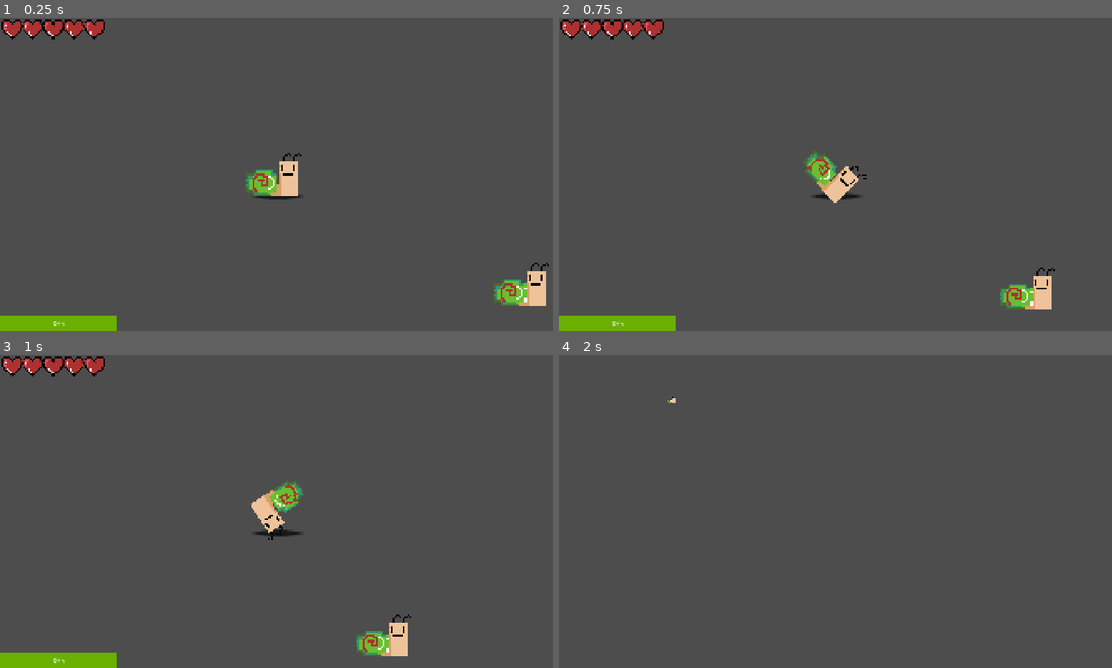
Above: before the commit, frames 1-4 (two rows, left to right).
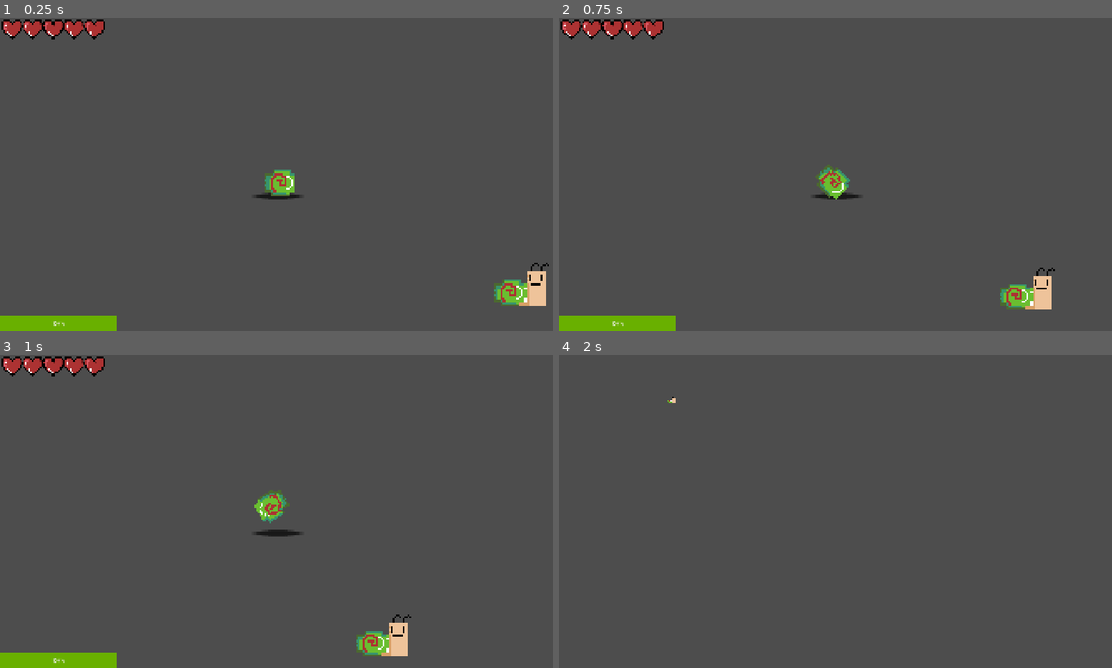
Above: after the commit, the same moments.

Repository: mark4pro/rogue-like
Game: Godot game, scene res://Scenes/shit.tscn
Two runs of this game, one before a commit and one after it. Both use one fixed random seed, a clock stepped at 60 frames per second and the inputs below. This scene is started directly instead of the project's main scene.
Inputs (mouse positions are in pixels of both pictures, inside the frame that each line leads up to):
- Up to frame 1 (0.25 s): no input
- Up to frame 2 (0.75 s): tap Enter at 0.5 s; move the mouse to (957, 158) at 0.52 s; hold D (right) from 0.53 s (still down); tap Ctrl (roll) at 0.6 s; click (957, 158) at 0.67 s
- Up to frame 3 (1 s): keep holding D (right)
- Up to frame 4 (2 s): move the mouse to (724, 527) at 1.27 s; release D (right) at 1.28 s; hold S (down) from 1.28 s (still down); tap F6 (free_cam) at 1.35 s; tap Ctrl (roll) at 1.55 s

The runs differ from the first frame. In frame 1, 0.9% of the frame differs, in the area x 44-55%, y 43-57%; in frame 2, 0.8%; in frame 3, 0.8%; in frame 4, nothing differs.

Commit message:
trying to make roll animation

Diff:
--- a/Assets/prefabs/player.tscn
+++ b/Assets/prefabs/player.tscn
@@ -2,12 +2,122 @@
 
 [ext_resource type="Script" uid="uid://bfgy714al867q" path="res://Script/player_controller.gd" id="1_fj04p"]
 [ext_resource type="Texture2D" uid="uid://bgy1rvpqhpbh1" path="res://Assets/imgs/Bob-sheet.png" id="2_fj04p"]
+[ext_resource type="Texture2D" uid="uid://c4r86j61xn451" path="res://Assets/imgs/Bob_shell.png" id="2_w0l5f"]
 [ext_resource type="Texture2D" uid="uid://bcetjsof4a06x" path="res://Assets/imgs/heart.png" id="3_g621r"]
+[ext_resource type="Texture2D" uid="uid://diriwpowqkw8s" path="res://Assets/imgs/out_of_shell.png" id="3_mbpd7"]
 [ext_resource type="Texture2D" uid="uid://b70aujp6bewbx" path="res://Assets/imgs/shadow.png" id="4_gmoaq"]
 
 [sub_resource type="RectangleShape2D" id="RectangleShape2D_ykx3s"]
 size = Vector2(23.75, 10)
 
+[sub_resource type="AtlasTexture" id="AtlasTexture_8tub1"]
+atlas = ExtResource("3_mbpd7")
+region = Rect2(27, 0, 27, 21)
+
+[sub_resource type="AtlasTexture" id="AtlasTexture_i87ed"]
+atlas = ExtResource("3_mbpd7")
+region = Rect2(54, 0, 27, 21)
+
+[sub_resource type="AtlasTexture" id="AtlasTexture_6mtiy"]
+atlas = ExtResource("3_mbpd7")
+region = Rect2(81, 0, 27, 21)
+
+[sub_resource type="AtlasTexture" id="AtlasTexture_44bd2"]
+atlas = ExtResource("3_mbpd7")
+region = Rect2(108, 0, 27, 21)
+
+[sub_resource type="AtlasTexture" id="AtlasTexture_pbh8v"]
+atlas = ExtResource("3_mbpd7")
+region = Rect2(135, 0, 27, 21)
+
+[sub_resource type="AtlasTexture" id="AtlasTexture_6j11s"]
+atlas = ExtResource("3_mbpd7")
+region = Rect2(162, 0, 27, 21)
+
+[sub_resource type="AtlasTexture" id="AtlasTexture_4emnn"]
+atlas = ExtResource("3_mbpd7")
+region = Rect2(189, 0, 27, 21)
+
+[sub_resource type="AtlasTexture" id="AtlasTexture_evqlu"]
+atlas = ExtResource("3_mbpd7")
+region = Rect2(216, 0, 27, 21)
+
+[sub_resource type="AtlasTexture" id="AtlasTexture_7dwfe"]
+atlas = ExtResource("3_mbpd7")
+region = Rect2(243, 0, 27, 21)
+
+[sub_resource type="AtlasTexture" id="AtlasTexture_41nns"]
+atlas = ExtResource("3_mbpd7")
+region = Rect2(270, 0, 27, 21)
+
+[sub_resource type="AtlasTexture" id="AtlasTexture_84v1y"]
+atlas = ExtResource("3_mbpd7")
+region = Rect2(297, 0, 27, 21)
+
+[sub_resource type="AtlasTexture" id="AtlasTexture_83lc3"]
+atlas = ExtResource("3_mbpd7")
+region = Rect2(324, 0, 27, 21)
+
+[sub_resource type="AtlasTexture" id="AtlasTexture_nef1y"]
+atlas = ExtResource("3_mbpd7")
+region = Rect2(351, 0, 27, 21)
+
+[sub_resource type="AtlasTexture" id="AtlasTexture_0chty"]
+atlas = ExtResource("3_mbpd7")
+region = Rect2(378, 0, 27, 21)
+
+[sub_resource type="AtlasTexture" id="AtlasTexture_ag7xc"]
+atlas = ExtResource("3_mbpd7")
+region = Rect2(405, 0, 27, 21)
+
+[sub_resource type="AtlasTexture" id="AtlasTexture_7veig"]
+atlas = ExtResource("3_mbpd7")
+region = Rect2(432, 0, 27, 21)
+
+[sub_resource type="AtlasTexture" id="AtlasTexture_pqkjv"]
+atlas = ExtResource("3_mbpd7")
+region = Rect2(459, 0, 27, 21)
+
+[sub_resource type="AtlasTexture" id="AtlasTexture_nfjlg"]
+atlas = ExtResource("3_mbpd7")
+region = Rect2(486, 0, 27, 21)
+
+[sub_resource type="AtlasTexture" id="AtlasTexture_jc262"]
+atlas = ExtResource("3_mbpd7")
+region = Rect2(513, 0, 27, 21)
+
+[sub_resource type="AtlasTexture" id="AtlasTexture_mh00j"]
+atlas = ExtResource("3_mbpd7")
+region = Rect2(540, 0, 27, 21)
+
+[sub_resource type="AtlasTexture" id="AtlasTexture_2w30e"]
+atlas = ExtResource("3_mbpd7")
+region = Rect2(567, 0, 27, 21)
+
+[sub_resource type="AtlasTexture" id="AtlasTexture_msyj5"]
+atlas = ExtResource("3_mbpd7")
+region = Rect2(594, 0, 27, 21)
+
+[sub_resource type="AtlasTexture" id="AtlasTexture_j6nl4"]
+atlas = ExtResource("3_mbpd7")
+region = Rect2(621, 0, 27, 21)
+
+[sub_resource type="AtlasTexture" id="AtlasTexture_2c8ug"]
+atlas = ExtResource("3_mbpd7")
+region = Rect2(648, 0, 27, 21)
+
+[sub_resource type="AtlasTexture" id="AtlasTexture_03pk1"]
+atlas = ExtResource("3_mbpd7")
+region = Rect2(675, 0, 27, 21)
+
+[sub_resource type="AtlasTexture" id="AtlasTexture_u4l6r"]
+atlas = ExtResource("3_mbpd7")
+region = Rect2(702, 0, 27, 21)
+
+[sub_resource type="AtlasTexture" id="AtlasTexture_kptfn"]
+atlas = ExtResource("3_mbpd7")
+region = Rect2(729, 0, 27, 21)
+
 [sub_resource type="AtlasTexture" id="AtlasTexture_gmoaq"]
 atlas = ExtResource("2_fj04p")
 region = Rect2(0, 0, 31, 21)
@@ -30,6 +140,103 @@
 
 [sub_resource type="SpriteFrames" id="SpriteFrames_i87ed"]
 animations = [{
+"frames": [{
+"duration": 1.0,
+"texture": ExtResource("2_w0l5f")
+}, {
+"duration": 1.0,
+"texture": SubResource("AtlasTexture_8tub1")
+}, {
+"duration": 1.0,
+"texture": SubResource("AtlasTexture_i87ed")
+}, {
+"duration": 1.0,
+"texture": SubResource("AtlasTexture_6mtiy")
+}, {
+"duration": 1.0,
+"texture": SubResource("AtlasTexture_44bd2")
+}, {
+"duration": 1.0,
+"texture": SubResource("AtlasTexture_pbh8v")
+}, {
+"duration": 1.0,
+"texture": SubResource("AtlasTexture_6j11s")
+}, {
+"duration": 1.0,
+"texture": SubResource("AtlasTexture_4emnn")
+}, {
+"duration": 1.0,
+"texture": SubResource("AtlasTexture_evqlu")
+}, {
+"duration": 1.0,
+"texture": SubResource("AtlasTexture_7dwfe")
+}, {
+"duration": 1.0,
+"texture": SubResource("AtlasTexture_41nns")
+}, {
+"duration": 1.0,
+"texture": SubResource("AtlasTexture_84v1y")
+}, {
+"duration": 1.0,
+"texture": SubResource("AtlasTexture_83lc3")
+}, {
+"duration": 1.0,
+"texture": SubResource("AtlasTexture_nef1y")
+}, {
+"duration": 1.0,
+"texture": SubResource("AtlasTexture_0chty")
+}, {
+"duration": 1.0,
+"texture": SubResource("AtlasTexture_ag7xc")
+}, {
+"duration": 1.0,
+"texture": SubResource("AtlasTexture_7veig")
+}, {
+"duration": 1.0,
+"texture": SubResource("AtlasTexture_pqkjv")
+}, {
+"duration": 1.0,
+"texture": SubResource("AtlasTexture_nfjlg")
+}, {
+"duration": 1.0,
+"texture": SubResource("AtlasTexture_jc262")
+}, {
+"duration": 1.0,
+"texture": SubResource("AtlasTexture_mh00j")
+}, {
+"duration": 1.0,
+"texture": SubResource("AtlasTexture_2w30e")
+}, {
+"duration": 1.0,
+"texture": SubResource("AtlasTexture_msyj5")
+}, {
+"duration": 1.0,
+"texture": SubResource("AtlasTexture_j6nl4")
+}, {
+"duration": 1.0,
+"texture": SubResource("AtlasTexture_2c8ug")
+}, {
+"duration": 1.0,
+"texture": SubResource("AtlasTexture_03pk1")
+}, {
+"duration": 1.0,
+"texture": SubResource("AtlasTexture_u4l6r")
+}, {
+"duration": 1.0,
+"texture": SubResource("AtlasTexture_kptfn")
+}],
+"loop": true,
+"name": &"on_land",
+"speed": 5.0
+}, {
+"frames": [{
+"duration": 1.0,
+"texture": ExtResource("2_w0l5f")
+}],
+"loop": true,
+"name": &"roll",
+"speed": 5.0
+}, {
 "frames": [{
 "duration": 1.0,
 "texture": SubResource("AtlasTexture_gmoaq")
@@ -101,7 +308,10 @@
 [node name="Sprite2D" type="AnimatedSprite2D" parent="." unique_id=1474160666]
 texture_filter = 1
 sprite_frames = SubResource("SpriteFrames_i87ed")
-animation = &"walk"
+animation = &"on_land"
+frame = 3
+frame_progress = 0.32368326
+speed_scale = 4.005
 
 [node name="roll_cooldown" type="Timer" parent="." unique_id=1953313286]
 wait_time = 2.0
--- a/Script/player_controller.gd
+++ b/Script/player_controller.gd
@@ -95,8 +95,10 @@
 		$Sprite2D.play("walk")
 	else:
 		$Sprite2D.stop()
-	if is_rolling:
-		$Sprite2D.stop()
+		$Sprite2D.play("roll")
+
+
+
 
 	#Activate roll
 	if Input.is_action_just_pressed("roll") and not is_rolling and can_roll:
@@ -133,6 +135,7 @@
 		roll_cooldown.start()
 		is_rolling = false
 
+
 	if not health > 0:
 		queue_free() #change this later
 
Binary file added: Assets/imgs/Bob_shell.png
Not shown, added: Assets/imgs/Bob_shell.png.import
Binary file added: Assets/imgs/out_of_shell.png
Not shown, added: Assets/imgs/out_of_shell.png.import
